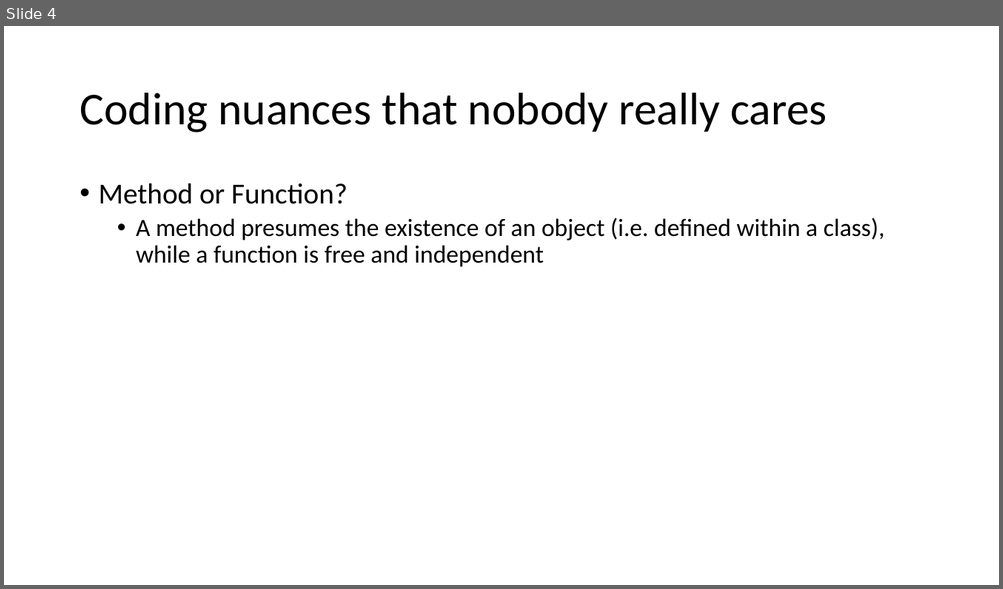
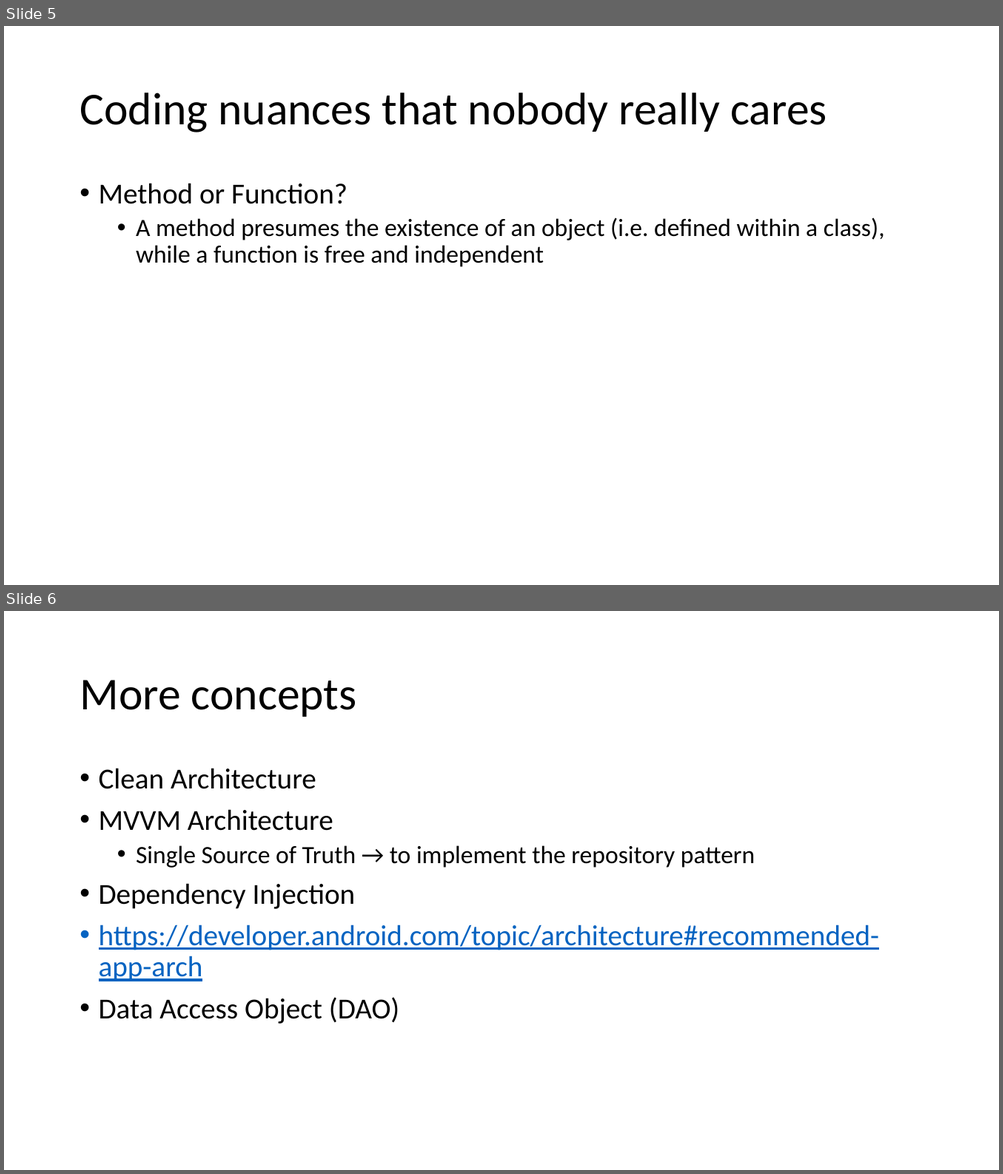
Before and after one commit to joellecorliss/Associate-Android-Developer, a slide deck: Android Activity Lifecycle.pptx. Shown one above the other, each under a label of ours: slide 4 before the commit, slides 5 and 6 after it. The pictures are 1003x589 and 1003x1174 pixels, drawn with LibreOffice and Linux fonts; fonts in the diff are those of the drawing. Boxes give left, top, right and bottom in pixels: in the first picture for what was removed or moved away, otherwise in the second. Text is boxed around its words. In the diff, an @@ line names an element or a change of style, - is before the commit and + after.

Commit message:
more concepts added

```diff
--- a/Android Activity Lifecycle.pptx
+++ b/Android Activity Lifecycle.pptx
@@ slide 6 added at bbox=[4, 611, 999, 1170], background #FFFFFF @@
@@ title added at bbox=[79, 680, 357, 717], 44 pt, text #000000 @@
+More concepts
@@ text added at bbox=[99, 768, 879, 1024], 28 pt, text #000000 @@
+• Clean Architecture
+• MVVM Architecture
+  • Single Source of Truth → to implement the repository pattern
+• Dependency Injection
+• https://developer.android.com/topic/architecture#recommended-app-arch
+• Data Access Object (DAO)
@@ what was slide 4 is now slide 5 @@
```
Also in this commit, not shown: 1 slide changed, 1 other slide added.
